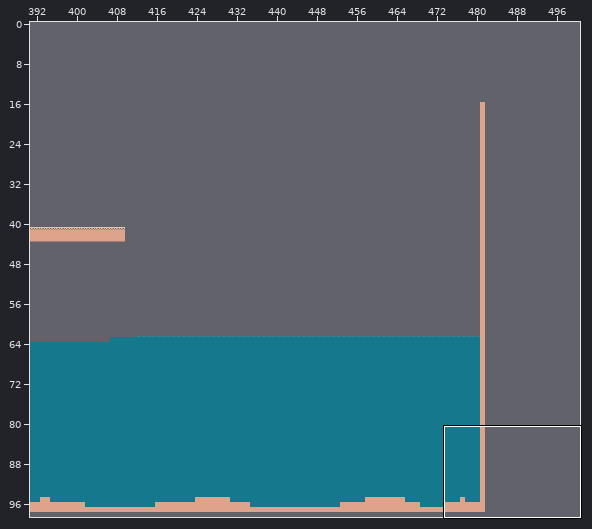
Level history. Tiled map: content/tilemap/map.tmx. Above, an overview of the earlier version with the close-up marked.
Close-up. Before the commit:
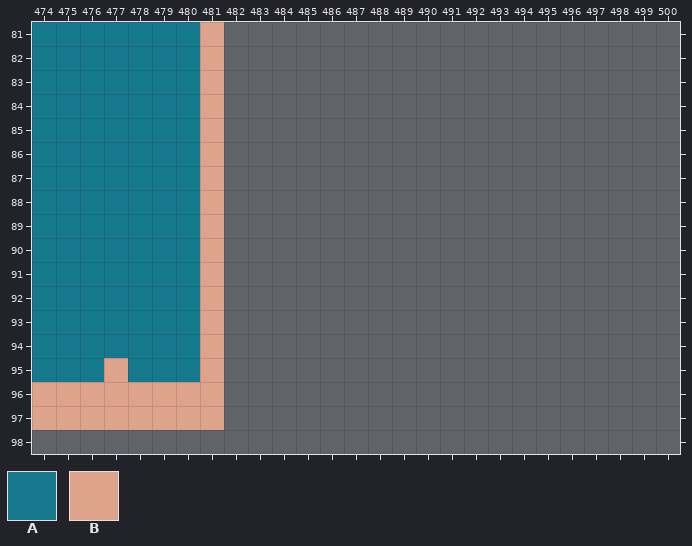
Cells are 8x8 px. Shown: x 474..500, y 81..98. The commit also changed other parts of the map, which this record leaves out. The old version is drawn lined up with the new one.
Key: from "panda_tileset": A 33, B 43.
_ is an empty cell.
Layer "terrain" before, first column x 474:
81 _______B___________________
82 _______B___________________
83 _______B___________________
84 _______B___________________
85 _______B___________________
86 _______B___________________
87 _______B___________________
88 _______B___________________
89 _______B___________________
90 _______B___________________
91 _______B___________________
92 _______B___________________
93 _______B___________________
94 _______B___________________
95 ___B___B___________________
96 BBBBBBBB___________________
97 BBBBBBBB___________________
98 ___________________________
Layer "water" before, first column x 474:
81 AAAAAAA____________________
82 AAAAAAA____________________
83 AAAAAAA____________________
84 AAAAAAA____________________
85 AAAAAAA____________________
86 AAAAAAA____________________
87 AAAAAAA____________________
88 AAAAAAA____________________
89 AAAAAAA____________________
90 AAAAAAA____________________
91 AAAAAAA____________________
92 AAAAAAA____________________
93 AAAAAAA____________________
94 AAAAAAA____________________
95 AAA_AAA____________________
96 ___________________________
97 ___________________________
98 ___________________________
Now the later version:
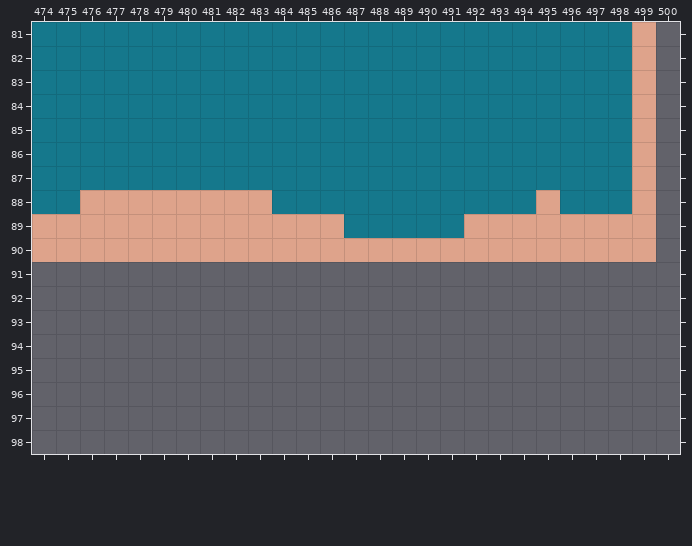
Change:
Changed rows in their new state; . is an unchanged cell.
map size 500x100 -> 600x100 cells
Layer "terrain":
first column x 474:
81 ......._.................B
82 ......._.................B
83 ......._.................B
84 ......._.................B
85 ......._.................B
86 ......._.................B
87 ......._.................B
88 ..BBBBB.BB...........B...B
89 BBBBBBB.BBBBB.....BBBBBBBB
90 BBBBBBB.BBBBBBBBBBBBBBBBBB
91 ......._..................
92 ......._..................
93 ......._..................
94 ......._..................
95 ..._..._..................
96 ________..................
97 ________..................
Layer "decorations":
first column x 476:
95 _..._
Layer "water":
first column x 474:
81 .......AAAAAAAAAAAAAAAAAA
82 .......AAAAAAAAAAAAAAAAAA
83 .......AAAAAAAAAAAAAAAAAA
84 .......AAAAAAAAAAAAAAAAAA
85 .......AAAAAAAAAAAAAAAAAA
86 .......AAAAAAAAAAAAAAAAAA
87 .......AAAAAAAAAAAAAAAAAA
88 .._____...AAAAAAAAAAA.AAA
89 _______......AAAAA.......
90 _______..................
91 _______..................
92 _______..................
93 _______..................
94 _______..................
95 ___.___..................
